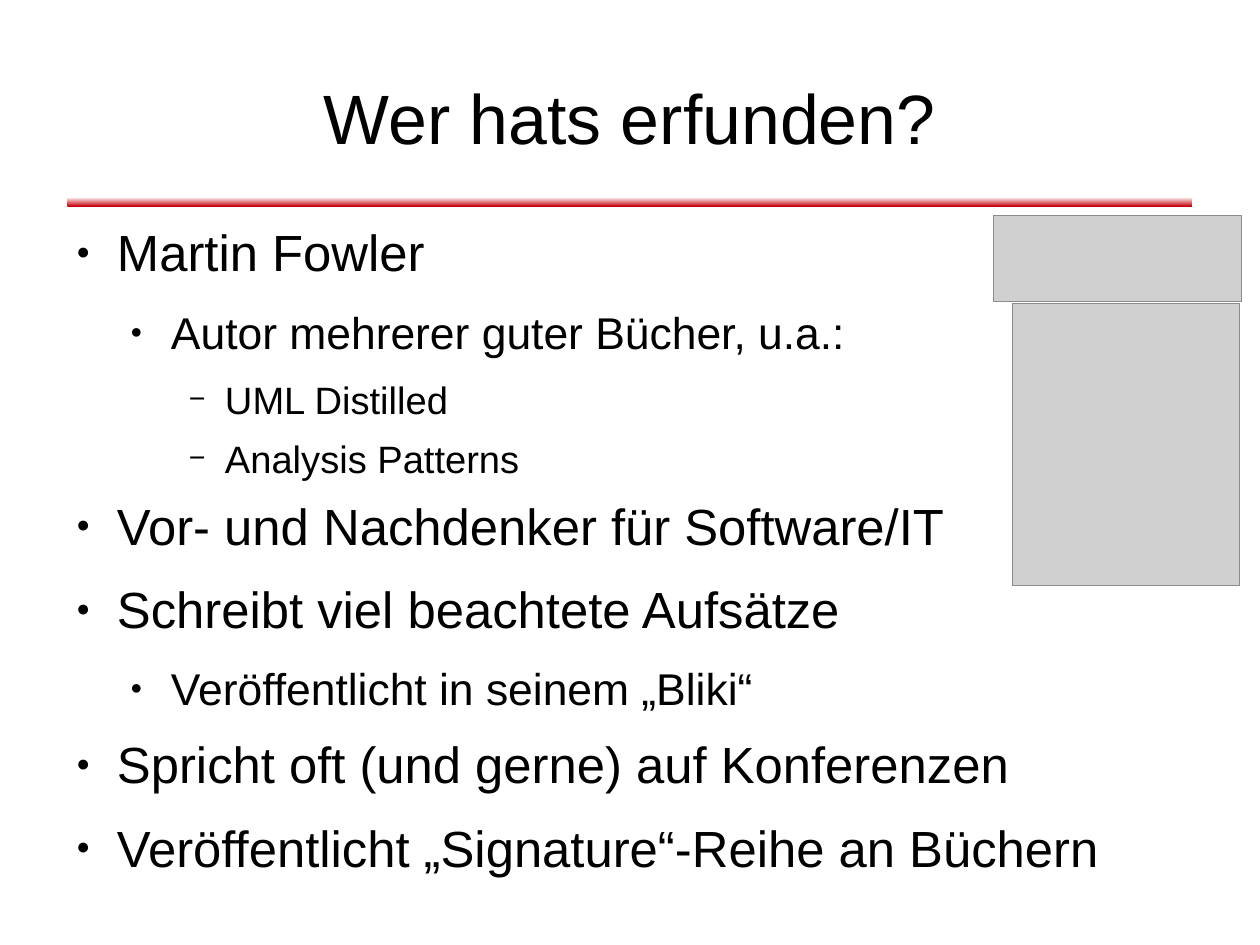
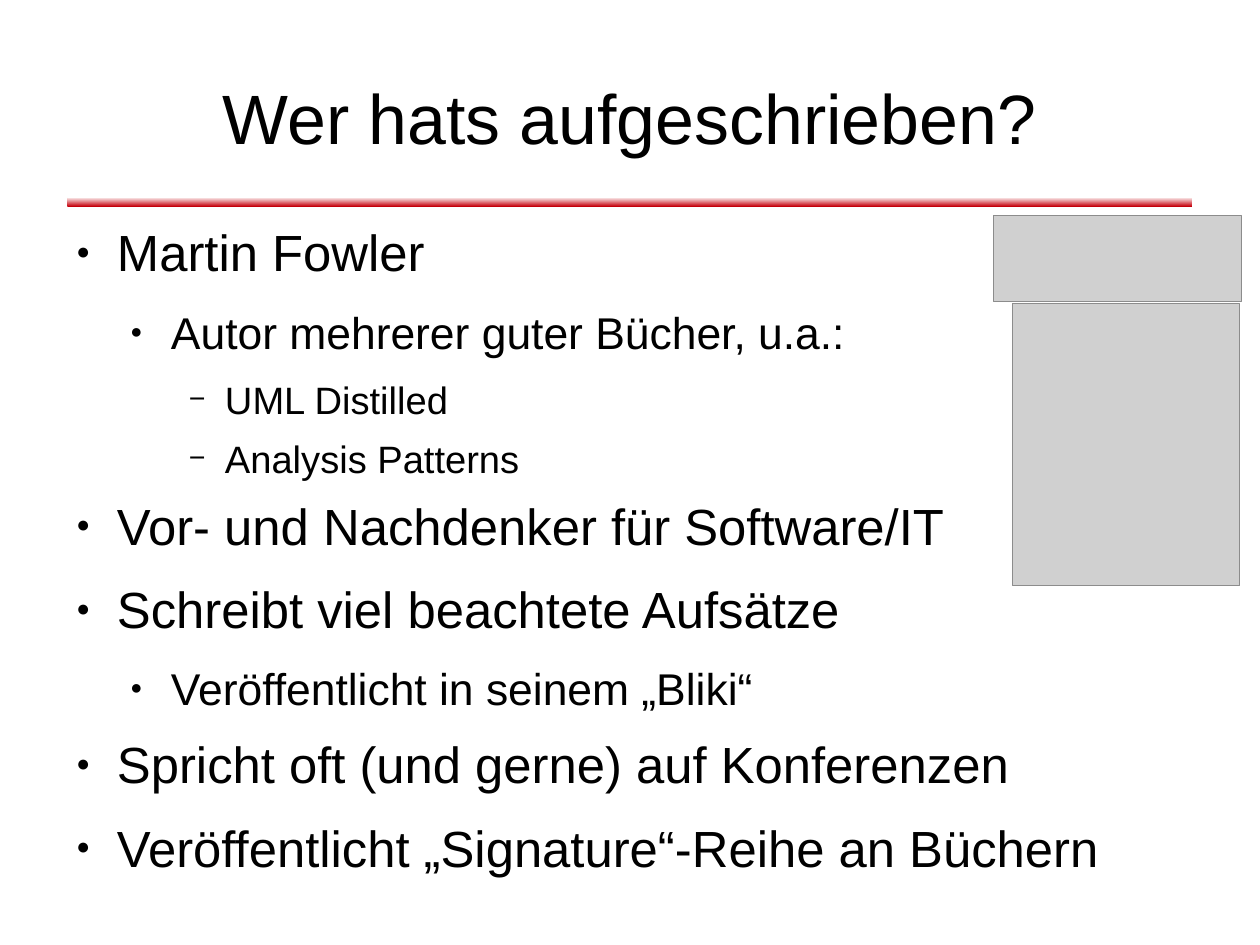
Before and after one commit to dlindner/vorlesung-se2-dhbw, a slide deck: slide 58 of added_2010/Refactoring (2010).odp (slide 56 before the commit). Drawn at 1260x945 pixels with LibreOffice and Linux fonts; fonts in the diff are those of the drawing; grey boxes stand for pictures; background and template pictures are left out. Boxes give left, top, right and bottom in pixels: in the first picture for what was removed or moved away, otherwise in the second. Text is boxed around its words. In the diff, an @@ line names an element or a change of style, - is before the commit and + after.

```diff
--- a/added_2010/Refactoring (2010).odp
+++ b/added_2010/Refactoring (2010).odp
@@ title at [223, 93, 1036, 157]: text changed @@
-Wer hats erfunden?
+Wer hats aufgeschrieben?
```
Also in this commit, not shown: 3 other slides changed, 5 slides added, 3 slides removed.
